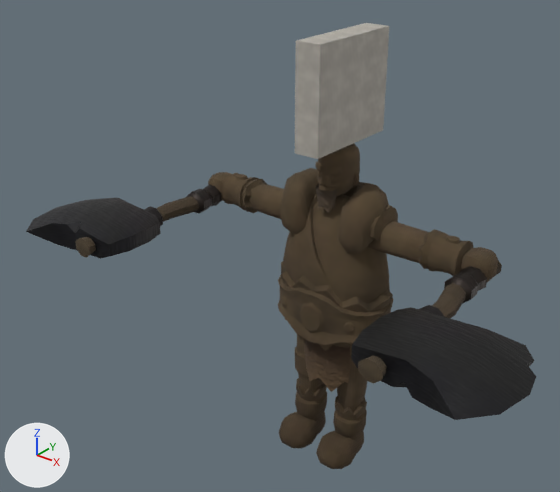
The glTF model csharp/Unciv.Godot/Packs/units/models/unit/Mohawk Warrior.glb, before and after one commit.
Camera for both pictures: a 50 mm lens placed at (0.95, -1.404, 1.406), pointed at (-0.048, -0.156, 0.632). The axes (+X, +Y, +Z) are drawn at lower left. The lights are the same throughout. The first picture is the older version. Where no turn or scale is listed for an object, it has been applied to the vertices. Vertices at exactly the same position are counted once.

Script lines for the objects in view, before the commit:
```python
me_mesh_1h_axe = bpy.data.meshes.new('Mesh_1H_Axe')
me_mesh_1h_axe.from_pydata(...)  # 141 vertices, 274 faces; spans x -0.252..0.054, y -0.415..0.117, z -0.04..0.04
# faces by material slot: [80, 194]
me_mesh_1h_axe.materials.append(mat_cloth)
me_mesh_1h_axe.materials.append(mat_iron)
me_mesh_1h_axe_offhand = bpy.data.meshes.new('Mesh_1H_Axe_Offhand')
me_mesh_1h_axe_offhand.from_pydata(...)  # 141 vertices, 274 faces; spans x -0.054..0.252, y -0.415..0.117, z -0.04..0.04
# faces by material slot: [80, 194]
me_mesh_1h_axe_offhand.materials.append(mat_cloth)
me_mesh_1h_axe_offhand.materials.append(mat_iron)
me_mesh_skinned = bpy.data.meshes.new('Mesh_skinned')
me_mesh_skinned.from_pydata(...)  # 2389 vertices, 4401 faces; spans x -0.401..0.401, y -0.127..0.137, z 0.011..1.102
# faces by material slot: [4045, 84, 180, 12, 80]
me_mesh_skinned.materials.append(mat_wool)
me_mesh_skinned.materials.append(mat_fur)
me_mesh_skinned.materials.append(mat_leather)
me_mesh_skinned.materials.append(mat_teamcolor)
me_mesh_skinned.materials.append(mat_hair)
ob_1h_axe = bpy.data.objects.new('1H_Axe', me_mesh_1h_axe)
ob_1h_axe.location = (-0.371, -0.063, 0.637)
ob_1h_axe_offhand = bpy.data.objects.new('1H_Axe_Offhand', me_mesh_1h_axe_offhand)
ob_1h_axe_offhand.location = (0.371, -0.063, 0.637)
ob_warrior = bpy.data.objects.new('Warrior', me_mesh_skinned)
ob_warrior.location = (0.0, 0.0, -0.011)
```
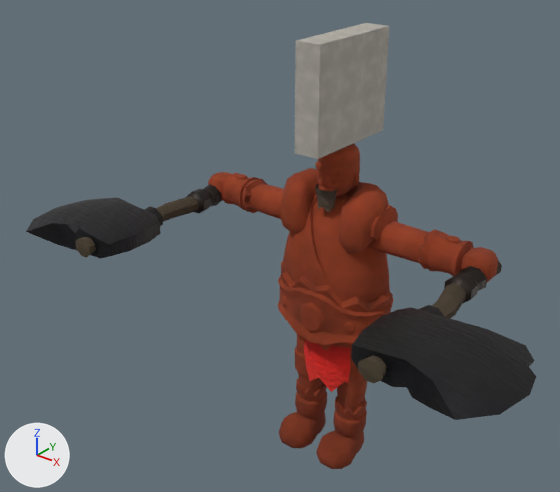
Changed parts and their boxes (x1, y1, x2, y2) in the pictures (560 x 492 px):
part 1 of me_mesh_skinned, recoloured
    both: (208, 143, 498, 469)

Patch to the scene script:
```diff
--- a/csharp/Unciv.Godot/Packs/units/models/unit/Mohawk Warrior.glb.py
+++ b/csharp/Unciv.Godot/Packs/units/models/unit/Mohawk Warrior.glb.py
@@ me_mesh_skinned @@
 me_mesh_skinned.from_pydata(...)  # 2389 vertices, 4401 faces; spans x -0.401..0.401, y -0.127..0.137, z 0.011..1.102
 # used by ob_warrior; location = (0.0, 0.0, -0.011)
+# me_mesh_skinned part 1: 4129 faces centred in x -0.401..0.401, y -0.109..0.099, z 0.012..0.86 are repainted in the vertex colours; the middle colour goes from brown #5a4935 to brown #9d401c
 me_mesh_skinned.materials.append(mat_wool)
```
